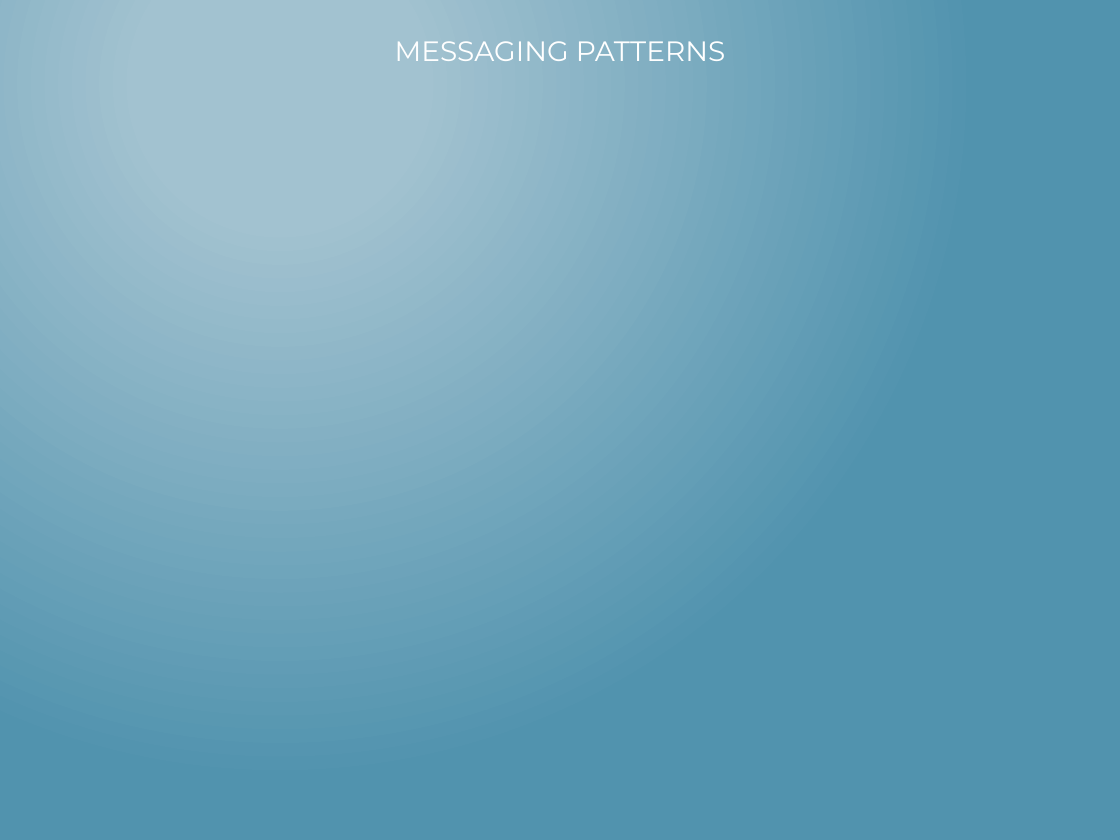
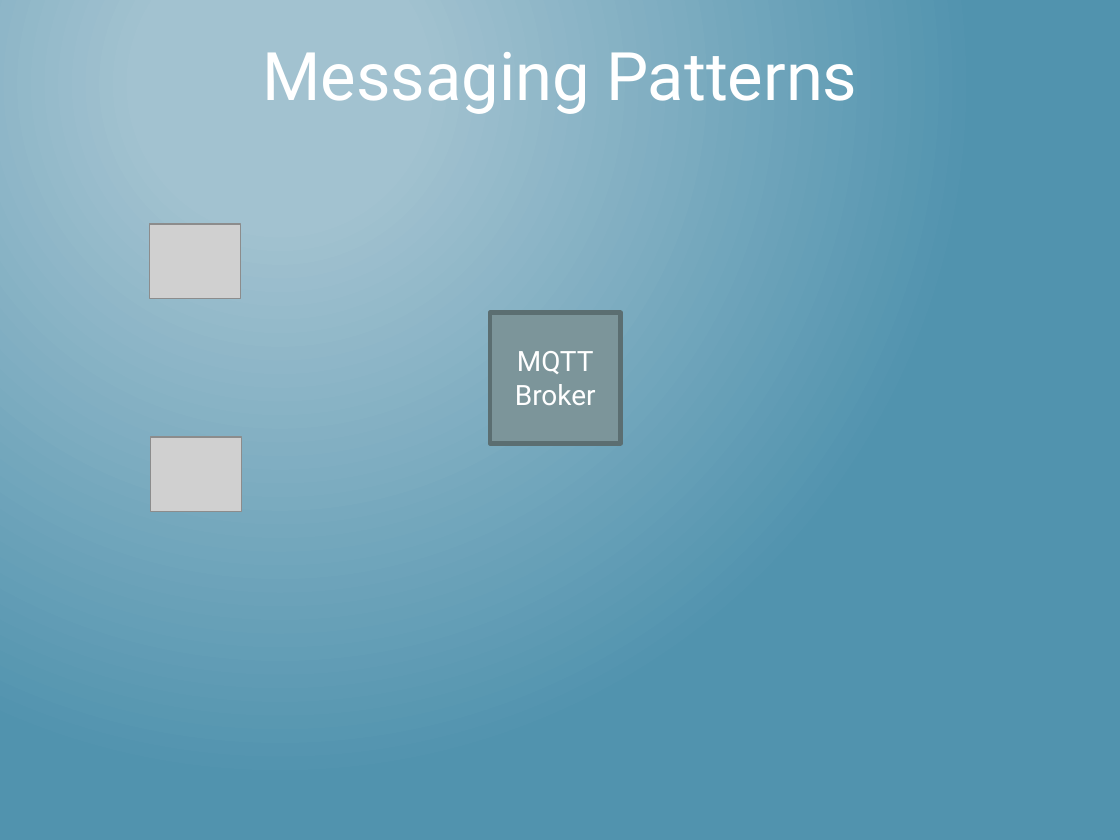
Before and after one commit to mlinnen/CloudHomeSecurity, a slide deck: slide 34 of docs/HacknightPowerPoint.pptx (slide 31 before the commit). Drawn at 1120x840 pixels with LibreOffice and Linux fonts; fonts in the diff are those of the drawing; grey boxes stand for pictures. Boxes give left, top, right and bottom in pixels: in the first picture for what was removed or moved away, otherwise in the second. Text is boxed around its words. In the diff, an @@ line names an element or a change of style, - is before the commit and + after.

```diff
--- a/docs/HacknightPowerPoint.pptx
+++ b/docs/HacknightPowerPoint.pptx
@@ title at (262, 52, 857, 114): text changed; size 18 to 43 pt; font Montserrat to Roboto @@
-MESSAGING PATTERNS
+Messaging Patterns
@@ picture added at (149, 224, 241, 299) @@
@@ rectangle added at (491, 312, 622, 442), fill #7C959A, outline #5C6E72 3.03 pt @@
@@ text added at (515, 351, 596, 405), 18 pt, text #FFFFFF @@
+MQTT
+Broker
@@ picture added at (150, 437, 242, 512) @@
```
Also in this commit, not shown: 30 other slides changed, 3 slides added.
